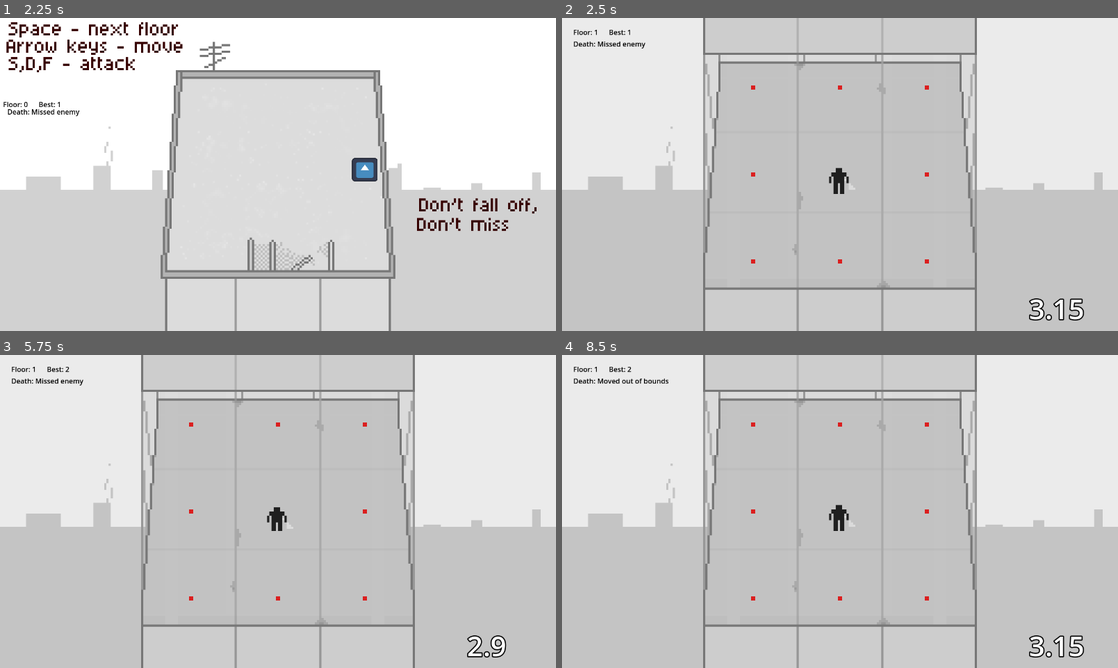
Above: before the commit, frames 1-4 (two rows, left to right).
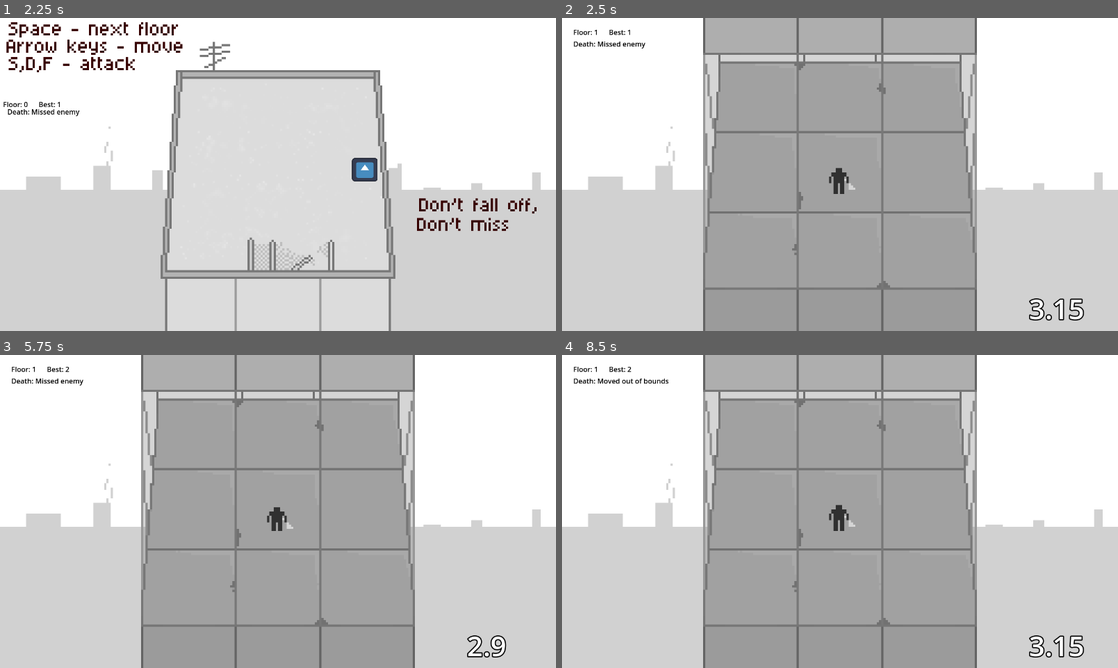
Above: after the commit, the same moments.

Repository: IsvyRed/Hatch
Game: Godot game, scene res://Gameplay Elements/rooftop.tscn
Two runs of this game, one before a commit and one after it. Both use one fixed random seed, a clock stepped at 60 frames per second and the inputs below. The engine's default icon, where the game draws it, is replaced by a stand-in: a white triangle on a blue panel in a dark square.
Inputs:
- Up to frame 1 (2.25 s): tap Enter at 0.5, 2 s; hold Right (Right) 0.53-1.28 s; tap S (Attack) at 0.6 s; tap D (Attack1) at 0.8, 1.35 s; tap Space (Next Floor) at 1.25 s; hold Down (Down) 1.28-2.03 s; tap F (Attack2) at 1.55, 2.1 s; hold Right (Right) from 2.03 s (still down)
- Up to frame 2 (2.5 s): keep holding Right (Right); tap Space (Next Floor) at 2.3 s
- Up to frame 3 (5.75 s): release Right (Right) at 2.78 s; hold Up (Up) 2.78-3.53 s; tap Space (Next Floor) at 2.85, 3.5, 5, 5.3 s; tap S (Attack) at 3.05, 3.6 s; hold Left (Left) 3.53-5.03 s; tap D (Attack1) at 3.8, 4.35 s; tap Enter at 4.25 s; tap F (Attack2) at 4.55, 5.1 s; hold Down (Down) from 5.03 s (still down)
- Up to frame 4 (8.5 s): release Down (Down) at 5.78 s; hold Right (Right) 5.78-6.53 s; tap Space (Next Floor) at 5.85, 8.3 s; tap S (Attack) at 6.05, 6.6 s; hold Up (Up) 6.53-7.28 s; tap D (Attack1) at 6.8, 7.35 s; hold Right (Right) 7.28-8.03 s; tap F (Attack2) at 7.55, 8.1 s; hold Down (Down) from 8.03 s (still down)

Frame 1 is identical in both runs. In frame 2, 44% of the frame differs, in the area x 25-75%, y 0-100%; in frame 3, 44%; in frame 4, 44%.

Commit message:
Breakable glass v1 and attack anim
Extra attack animation (tweaks needed) and breakable glass, break detection needs some polish, and will work better with thrown enemies

Diff:
--- /dev/null
+++ b/Gameplay Elements/Destructibles/GlassD1.tscn
@@ -0,0 +1,86 @@
+[gd_scene load_steps=12 format=3 uid="uid://ljb3nxfgta2a"]
+
+[ext_resource type="Script" uid="uid://b21gx4xyh3bmf" path="res://Gameplay Elements/Destructibles/glass_d_1.gd" id="1_48lm4"]
+[ext_resource type="Texture2D" uid="uid://x0k5od4oyq7s" path="res://Sprites/Destructibles/Glass/GlassD1-1.png" id="2_78vxa"]
+[ext_resource type="Texture2D" uid="uid://bgddbulj5w40j" path="res://Sprites/Destructibles/Glass/GlassD1-2.png" id="3_0504q"]
+[ext_resource type="Texture2D" uid="uid://cf5vabilfoqhm" path="res://Sprites/Destructibles/Glass/GlassD1-3.png" id="4_e0oc5"]
+[ext_resource type="Texture2D" uid="uid://bdiu78pn8xicy" path="res://Sprites/Destructibles/Glass/GlassD1-4.png" id="5_52pxi"]
+[ext_resource type="Texture2D" uid="uid://cv4d663f70tke" path="res://Sprites/Destructibles/Glass/GlassD1-5.png" id="6_agply"]
+[ext_resource type="Texture2D" uid="uid://be84o65l3l488" path="res://Sprites/Destructibles/Glass/GlassD1-6.png" id="7_3lur4"]
+[ext_resource type="Texture2D" uid="uid://b4atcgn4luugy" path="res://Sprites/Destructibles/Glass/GlassD1-7.png" id="8_f5a06"]
+[ext_resource type="Texture2D" uid="uid://8kdvqjxg4ycw" path="res://Sprites/Destructibles/Glass/GlassD1-8.png" id="9_4gl5o"]
+
+[sub_resource type="SpriteFrames" id="SpriteFrames_78vxa"]
+animations = [{
+"frames": [{
+"duration": 1.0,
+"texture": ExtResource("2_78vxa")
+}, {
+"duration": 0.2,
+"texture": ExtResource("3_0504q")
+}, {
+"duration": 0.5,
+"texture": ExtResource("4_e0oc5")
+}, {
+"duration": 1.0,
+"texture": ExtResource("5_52pxi")
+}, {
+"duration": 1.0,
+"texture": ExtResource("6_agply")
+}, {
+"duration": 1.0,
+"texture": ExtResource("7_3lur4")
+}, {
+"duration": 1.0,
+"texture": ExtResource("8_f5a06")
+}, {
+"duration": 1.0,
+"texture": ExtResource("9_4gl5o")
+}],
+"loop": false,
+"name": &"default",
+"speed": 24.0
+}]
+
+[sub_resource type="RectangleShape2D" id="RectangleShape2D_bgb1o"]
+size = Vector2(120, 22.75)
+
+[node name="GlassD1" type="Area2D"]
+z_index = 5
+z_as_relative = false
+collision_layer = 0
+collision_mask = 16
+script = ExtResource("1_48lm4")
+
+[node name="AnimatedSprite2D" type="AnimatedSprite2D" parent="."]
+texture_filter = 1
+position = Vector2(1.1920929e-07, 0)
+scale = Vector2(5, 5)
+sprite_frames = SubResource("SpriteFrames_78vxa")
+metadata/_aseprite_wizard_interface_config_ = {
+"animation_section": false,
+"layer_section": false,
+"output_section": true,
+"pending_changes": {},
+"slice_section": false
+}
+metadata/_aseprite_wizard_config_ = {
+"embed_tex": true,
+"layers": [],
+"o_ex_p": "",
+"o_folder": "",
+"o_name": "",
+"only_visible": false,
+"scale": "1.0",
+"should_round_fps": true,
+"slice": "",
+"source": "res://Sprites/Destructibles/Glass/GlassD1.aseprite",
+"source_uid": 536347664026325130
+}
+metadata/_aseprite_wizard_source_file_hash_ = "b92889adb1ef4b65011fbb8cba079d5b"
+
+[node name="CollisionShape2D" type="CollisionShape2D" parent="."]
+position = Vector2(0, 105)
+shape = SubResource("RectangleShape2D_bgb1o")
+
+[connection signal="body_entered" from="." to="." method="_on_body_entered"]
--- /dev/null
+++ b/Gameplay Elements/Destructibles/glass_d_1.gd
@@ -0,0 +1,14 @@
+extends Area2D
+var broken = false
+
+func _ready():
+	Globals.resetGlass.connect(reset)
+
+func _on_body_entered(_area):
+	if not broken:
+		$AnimatedSprite2D.play()
+		broken = true
+
+func reset():
+	$AnimatedSprite2D.frame = 0
+	$AnimatedSprite2D.stop()
--- a/Gameplay Elements/animation_handler.gd
+++ b/Gameplay Elements/animation_handler.gd
@@ -3,7 +3,8 @@
 @onready var curState = $Idle
 @onready var states = {Vector2(0,-200): $SwingU, Vector2(0,200): $SwingD, Vector2(-200,0): $SwingH,Vector2(200,0): $SwingH,}
 var attackCount = 0
-@onready var attacks = [$Attack1,$Attack2]
+@onready var attacks = [$Attack1,$Attack2,$Attack3]
+var lastAttack
 
 func _ready():
 	$Idle.play()
@@ -19,8 +20,9 @@
 
 func playAttack():
 	attackCount += 1
-	attacks[attackCount%2].visible = true
-	attacks[attackCount%2].play()
+	attacks[attackCount%3].visible = true
+	attacks[attackCount%3].play()
+
 
 func _on_animation_finished():
 	curState.flip_h = false
@@ -28,7 +30,3 @@
 	curState = $Idle
 	$Idle.visible = true
 	$Idle.play()
-
-func on_attack_finished():
-	attacks[0].visible = false
-	attacks[1].visible = false
--- a/Gameplay Elements/main_level.tscn
+++ b/Gameplay Elements/main_level.tscn
@@ -1,13 +1,14 @@
-[gd_scene load_steps=10 format=3 uid="uid://c1ieq5spgoubg"]
+[gd_scene load_steps=11 format=3 uid="uid://c1ieq5spgoubg"]
 
 [ext_resource type="PackedScene" uid="uid://bwiw68oyuvcma" path="res://Gameplay Elements/player.tscn" id="1_1wh16"]
 [ext_resource type="PackedScene" uid="uid://dxh7vnusjnor2" path="res://Gameplay Elements/valid_tile.tscn" id="2_yup6v"]
 [ext_resource type="PackedScene" uid="uid://cwh7sdilh4bx" path="res://Gameplay Elements/death_tile.tscn" id="3_ehsp4"]
 [ext_resource type="Texture2D" uid="uid://commo6keinbis" path="res://Sprites/HatchBackgroundBG.png" id="4_mxsub"]
 [ext_resource type="Texture2D" uid="uid://c7m4dj5d51lhb" path="res://Sprites/HatchBackgroundTower.png" id="5_5qebm"]
-[ext_resource type="Texture2D" uid="uid://dbf4do513b6ig" path="res://Sprites/HatchBackgroundGlass.png" id="6_rsaji"]
+[ext_resource type="Texture2D" uid="uid://dbf4do513b6ig" path="res://Sprites/HatchBackgroundGlass.png" id="6_wbf2n"]
 [ext_resource type="PackedScene" uid="uid://chwfq4c53qhjf" path="res://Testing Tools/floor_counter.tscn" id="7_rsaji"]
 [ext_resource type="PackedScene" uid="uid://buptinn0f7qfe" path="res://Testing Tools/label.tscn" id="8_wbf2n"]
+[ext_resource type="PackedScene" uid="uid://ljb3nxfgta2a" path="res://Gameplay Elements/Destructibles/GlassD1.tscn" id="9_wbf2n"]
 
 [sub_resource type="RectangleShape2D" id="RectangleShape2D_rsaji"]
 size = Vector2(628, 164)
@@ -119,6 +120,8 @@
 position = Vector2(-141.37, 0)
 polygon = PackedVector2Array(419.37, 144, 452.37, 666, 499.37, 662, 495.37, 145)
 
+[node name="Glass" type="Node" parent="."]
+
 [node name="Player" parent="." instance=ExtResource("1_1wh16")]
 
 [node name="HatchBackgroundBg" type="Sprite2D" parent="."]
@@ -136,8 +139,32 @@
 [node name="HatchBackgroundGlass" type="Sprite2D" parent="."]
 z_index = 3
 z_as_relative = false
+texture_filter = 1
 scale = Vector2(5, 5)
-texture = ExtResource("6_rsaji")
+texture = ExtResource("6_wbf2n")
+metadata/_aseprite_wizard_interface_config_ = {
+"layer_section": true,
+"pending_changes": {}
+}
+metadata/_aseprite_wizard_config_ = {
+"convert_fps_field": 60.0,
+"convert_ms_field": 16.0,
+"convert_to_fps": false,
+"embed_tex": true,
+"i_mode": 1,
+"keep_anim_length": false,
+"layers": ["Glass"],
+"o_ex_p": "",
+"o_folder": "",
+"o_name": "",
+"only_visible": false,
+"player": "",
+"scale": "1.0",
+"slice": "",
+"source": "res://Sprites/HatchBackground.aseprite",
+"source_uid": 6640986122218009900
+}
+metadata/_aseprite_wizard_source_file_hash_ = "052e68285d4029970d05f7597348efd0"
 
 [node name="FloorCounter" parent="." instance=ExtResource("7_rsaji")]
 visible = false
@@ -152,3 +179,12 @@
 offset_right = -426.0
 offset_bottom = -188.0
 text = "PLACEHOLDER"
+
+[node name="GlassD1" parent="." instance=ExtResource("9_wbf2n")]
+position = Vector2(-205, 180)
+
+[node name="GlassD2" parent="." instance=ExtResource("9_wbf2n")]
+position = Vector2(0, 180)
+
+[node name="GlassD3" parent="." instance=ExtResource("9_wbf2n")]
+position = Vector2(205, 180)
--- a/Gameplay Elements/player.tscn
+++ b/Gameplay Elements/player.tscn
@@ -18,8 +18,11 @@
 [ext_resource type="Texture2D" uid="uid://dhbkq3etmxld7" path="res://Sprites/Player/PlayerSwingD4.png" id="16_nhk8h"]
 [ext_resource type="Texture2D" uid="uid://bslbyph265xqe" path="res://Sprites/Player/Attack1-1.png" id="17_5td2p"]
 [ext_resource type="Texture2D" uid="uid://dfxjtcaklvdx3" path="res://Sprites/Player/Attack1-2.png" id="18_q4fvn"]
+[ext_resource type="Texture2D" uid="uid://b5eoxehcvoayw" path="res://Sprites/Player/Attack3-1.png" id="19_5td2p"]
 [ext_resource type="Texture2D" uid="uid://bg8p1nn02gxek" path="res://Sprites/Player/Attack2-1.png" id="19_ctpar"]
+[ext_resource type="Texture2D" uid="uid://b56kxugxetg6u" path="res://Sprites/Player/empty.png" id="19_nhk8h"]
 [ext_resource type="Texture2D" uid="uid://d1ypm1r1x0l4e" path="res://Sprites/Player/Attack2-2.png" id="20_nhk8h"]
+[ext_resource type="Texture2D" uid="uid://b1gmxw1fs4bfr" path="res://Sprites/Player/Attack3-2.png" id="20_q4fvn"]
 
 [sub_resource type="SpriteFrames" id="SpriteFrames_dbv4j"]
 animations = [{
@@ -103,9 +106,12 @@
 }, {
 "duration": 1.0,
 "texture": ExtResource("18_q4fvn")
-}],
-"loop": false,
-"name": &"default",
+}, {
+"duration": 1.0,
+"texture": ExtResource("19_nhk8h")
+}],
+"loop": false,
+"name": &"new_animation",
 "speed": 15.0
 }]
 
@@ -117,6 +123,26 @@
 }, {
 "duration": 1.0,
 "texture": ExtResource("20_nhk8h")
+}, {
+"duration": 1.0,
+"texture": ExtResource("19_nhk8h")
+}],
+"loop": false,
+"name": &"default",
+"speed": 15.0
+}]
+
+[sub_resource type="SpriteFrames" id="SpriteFrames_ctpar"]
+animations = [{
+"frames": [{
+"duration": 1.0,
+"texture": ExtResource("19_5td2p")
+}, {
+"duration": 1.0,
+"texture": ExtResource("20_q4fvn")
+}, {
+"duration": 1.0,
+"texture": ExtResource("19_nhk8h")
 }],
 "loop": false,
 "name": &"default",
@@ -159,11 +185,18 @@
 visible = false
 scale = Vector2(5, 5)
 sprite_frames = SubResource("SpriteFrames_7fmjx")
+animation = &"new_animation"
 
 [node name="Attack2" type="AnimatedSprite2D" parent="AnimationHandler"]
 visible = false
 scale = Vector2(5, 5)
 sprite_frames = SubResource("SpriteFrames_u2ovt")
+
+[node name="Attack3" type="AnimatedSprite2D" parent="AnimationHandler"]
+visible = false
+position = Vector2(0, -10)
+scale = Vector2(5, 5)
+sprite_frames = SubResource("SpriteFrames_ctpar")
 
 [node name="CollisionShape2D" type="CollisionShape2D" parent="."]
 shape = SubResource("RectangleShape2D_xxies")
@@ -183,8 +216,6 @@
 [connection signal="animation_finished" from="AnimationHandler/SwingH" to="AnimationHandler" method="_on_animation_finished"]
 [connection signal="animation_finished" from="AnimationHandler/SwingU" to="AnimationHandler" method="_on_animation_finished"]
 [connection signal="animation_finished" from="AnimationHandler/SwingD" to="AnimationHandler" method="_on_animation_finished"]
-[connection signal="animation_finished" from="AnimationHandler/Attack1" to="AnimationHandler" method="on_attack_finished"]
-[connection signal="animation_finished" from="AnimationHandler/Attack2" to="AnimationHandler" method="on_attack_finished"]
 [connection signal="timeout" from="SlideTimer" to="." method="_on_slide_timer_timeout"]
 [connection signal="timeout" from="GameOverTimer" to="." method="_on_game_over_timer_timeout"]
 [connection signal="timeout" from="ResetTimer" to="." method="_on_reset_timer_timeout"]
--- a/Scripts/GLOBALS.gd
+++ b/Scripts/GLOBALS.gd
@@ -23,12 +23,15 @@
 var levels = ["res://Gameplay Elements/rooftop.tscn","res://Gameplay Elements/main_level_container.tscn"] #MISSING BOTTOM FLOOR ENDING LEVEL
 var curLevel = 0
 
+signal resetGlass
+
 func clearEnemies():
 	enemies.clear()
 	enemiesLeft = 0
 	for debris in debrisList:
 		debris.queue_free()
 	debrisList.clear()
+	emit_signal("resetGlass")
 
 func updateDifficulty():
 	if difficultyHash.has(floor):
--- a/Scripts/bin.gd
+++ b/Scripts/bin.gd
@@ -32,6 +32,8 @@
 	move_and_collide(motion)
 	if not falling:
 		motion /= 1.5
+	else:
+		scale /= 1.5
 
 
 func explode():
--- a/project.godot
+++ b/project.godot
@@ -26,6 +26,10 @@
 window/stretch/mode="viewport"
 window/stretch/aspect="expand"
 window/canvas_textures/default_texture_filter=0
+
+[editor_plugins]
+
+enabled=PackedStringArray("res://addons/AsepriteWizard/plugin.cfg")
 
 [file_customization]
 
Not shown, added: Gameplay Elements/Destructibles/glass_d_1.gd.uid
Not shown: 1 places in Gameplay Elements/player.tscn that only renumber resources
Not shown, added: Sprites/AfterImage.aseprite.import
Not shown, added: Sprites/Destructibles/Bin/BinFallD.aseprite.import
Not shown, added: Sprites/Destructibles/Bin/BinFallH.aseprite.import
Not shown, added: Sprites/Destructibles/Bin/BinFallU.aseprite.import
Not shown, added: Sprites/Destructibles/Bin/BinIntact.aseprite.import
Not shown, added: Sprites/Destructibles/Bin/PaperRollA.aseprite.import
Not shown, added: Sprites/Destructibles/Bin/PaperRollB.aseprite.import
Not shown, added: Sprites/Destructibles/Desk/DeskIntact.aseprite.import
Not shown, added: Sprites/Destructibles/Desk/DeskL.aseprite.import
Not shown, added: Sprites/Destructibles/Desk/DeskR.aseprite.import
(and 49 more such lines)
